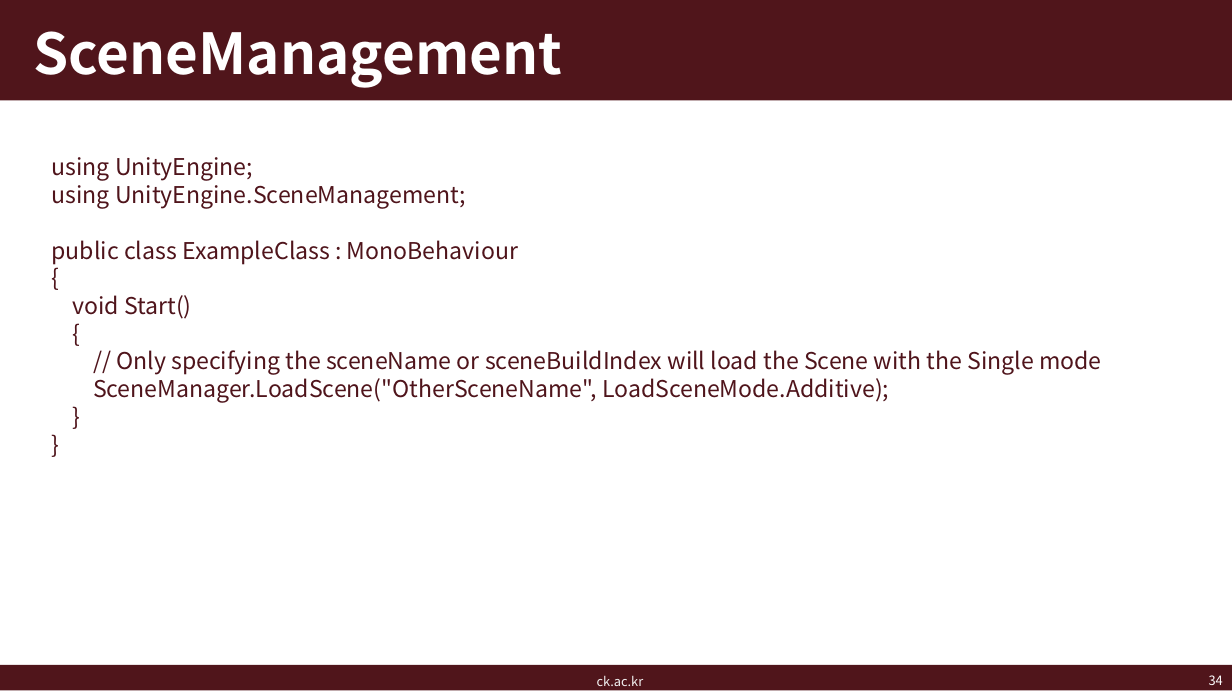
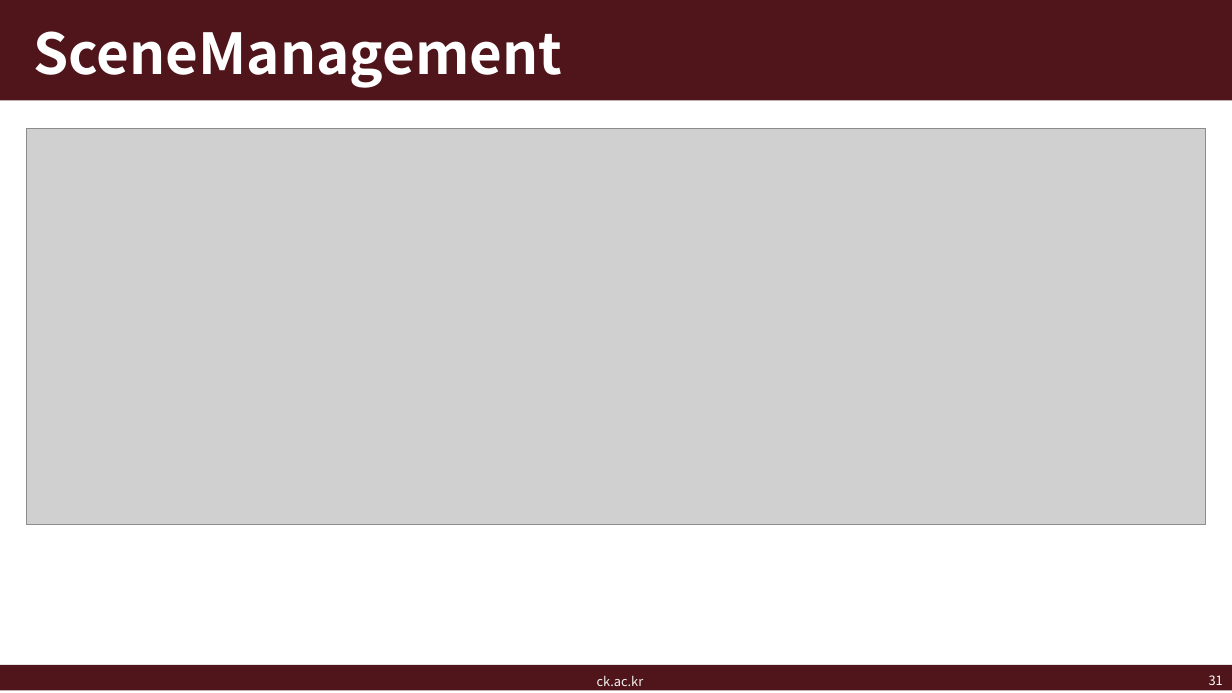
Before and after one commit to kj-ban/intermediate-game-engine-programming, a slide deck: slide 31 of doc/게임엔진프로그래밍응용_7주차.pptx (slide 34 before the commit). Drawn at 1232x693 pixels with LibreOffice and Linux fonts; fonts in the diff are those of the drawing; grey boxes stand for pictures; background and template pictures are left out. Boxes give left, top, right and bottom in pixels: in the first picture for what was removed or moved away, otherwise in the second. Text is boxed around its words. In the diff, an @@ line names an element or a change of style, - is before the commit and + after.

```diff
--- a/doc/게임엔진프로그래밍응용_7주차.pptx
+++ b/doc/게임엔진프로그래밍응용_7주차.pptx
@@ picture added at (27,128,1206,525) @@
@@ text removed at (52,157,1102,403) @@
-using UnityEngine;
-using UnityEngine.SceneManagement;
-public class ExampleClass : MonoBehaviour
-{
-void Start()
-{
-// Only specifying the sceneName or sceneBuildIndex will load the Scene with the Single mode
-SceneManager.LoadScene("OtherSceneName", LoadSceneMode.Additive);
-}
-}
@@ page number at (1209,675,1223,685): text changed @@
-34
+31
```
Also in this commit, not shown: 4 other slides changed, 41 slides added, 4 slides removed, 48 other files.
